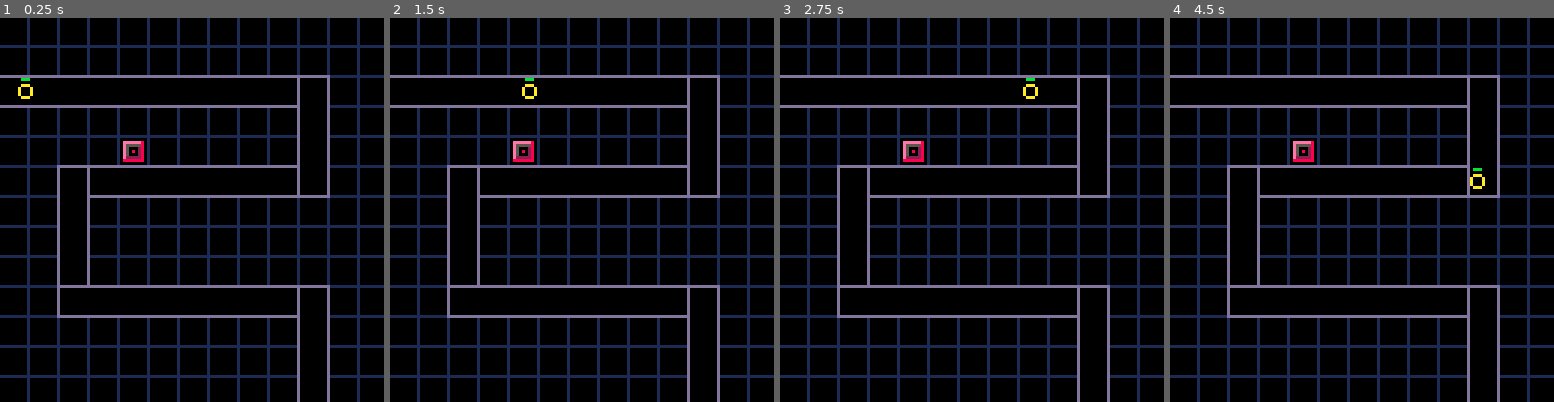
Above: before the commit, frames 1-4 (left to right).
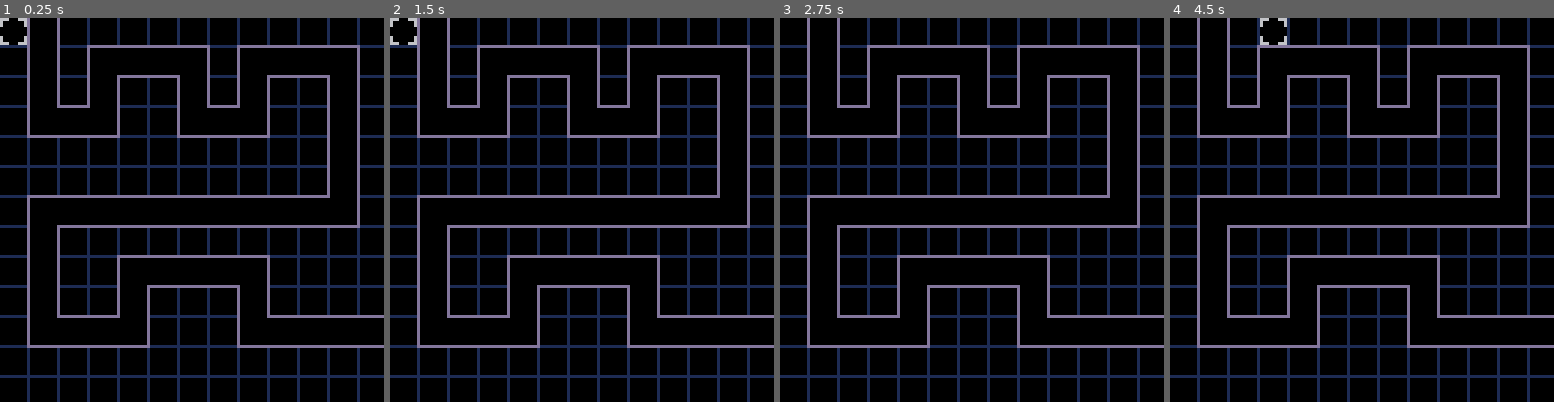
Above: after the commit, the same moments.

Repository: beardedsakimonkey/pixel_td.p8
Game: PICO-8 cartridge pixel_td.p8
The game is run twice, just before and just after one commit, with the same random seed, the same clock (stepped at 60 frames per second) and the same inputs.
Inputs:
- Up to frame 1 (0.25 s): no input
- Up to frame 2 (1.5 s): tap X (X key) at 0.33, 1.07 s; tap O (Z key) at 0.7 s
- Up to frame 3 (2.75 s): hold Right 1.6-2.1 s; tap O (Z key) at 1.7, 2.1, 2.5 s; tap X (X key) at 1.85 s; hold Up 2.15-2.42 s; hold Right from 2.47 s (still down)
- Up to frame 4 (4.5 s): tap O (Z key) every 0.4 s from 2.9 to 4.1 s; tap X (X key) at 2.97, 4.08 s; release Right at 3.03 s; hold Left 3.08-3.58 s; hold Down 3.63-3.97 s; hold Right from 4.02 s (still down)

The runs differ from the first frame. In frame 1, 11% of the frame differs, in the area x 0-100%, y 0-100%; in frame 2, 11%; in frame 3, 11%; in frame 4, 11%.

Commit message:
rework grid, add selection

Diff:
--- a/blah.p8
+++ /dev/null
@@ -1,50 +0,0 @@
-pico-8 cartridge // http://www.pico-8.com
-version 36
-__lua__
-function _init()
-	x = 4
-	y = 70
-	jmp = nil
-
-	B = {
-		LEFT = 0,
-		RIGHT = 1,
-		UP = 2,
-		DOWN = 3,
-	}
-end
-
-function _update()
-	if btn(B.LEFT)  then x=x-1 end
-	if btn(B.RIGHT) then x=x+1 end
-
-	if jmp ~= nil then
-		jmp=jmp+1
-		if jmp > 30 then jmp=nil end
-	end
-	if btnp(B.UP) and jmp == nil then jmp=1 end
-end
-
-function _draw()
-	cls(0)
-	spr(1, x, y, 2, 2) -- skele
-	spr(3, 40, 30, 1, 1) -- star
-end
-…(18 lines of a section not shown)…
--- /dev/null
+++ b/core_pixel_td.lua
@@ -0,0 +1,414 @@
+--[[
+
+Juice:
+- enemies bob up and down
+- animate sel movement
+- bottom hud animates up/down
+- screen shake on enemy reaching end
+- spinning coin
+
+Notes:
+- x to send wave (if you're selecting a tower, it'll sell the tower, but you can
+    just rebuy it without losing money)
+
+]]
+
+BUTTON = {
+    left  = 0,
+    right = 1,
+    up    = 2,
+    down  = 3,
+    z     = 4,
+    x     = 5,
+}
+
+COLOR = {
+    black = 0,
+    dark_blue = 1,
+    dark_purple = 2,
+    dark_green = 3,
+    brown = 4,
+    dark_gray = 5,
+    light_gray = 6,
+    white = 7,
+    red = 8,
+    orange = 9,
+    yellow = 10,
+    green = 11,
+    blue = 12,
+    indigo = 13,
+    pink = 14,
+    peach = 15,
+}
+
+-- enemies = {}
+-- towers = {}
+
+-- function make_enemy(x, y)
+--     local e = {
+--         x = x, y = y,
+--         dx = 0, dy = 0,
+--         hp = 3, max_hp = 3,
+--         can_remove = false,
+--     }
+--     add(enemies, e)
+--     return e
+-- end
+
+-- function make_tower(type, x, y)
+--     local twr = {
+--         type = type,
+--         -- x and y denote the center of the tower
+--         x = x, y = y,
+--         range = 28,
+--         bullets = {},
+--         -- controls when the turret can deal damage
+--         cd = 0,
+--         is_attacking = false,
+--     }
+--     add(towers, twr)
+--     return twr
+-- end
+
+-- function make_bullet(x, y, enemy)
+--     local b = {
+--         x = x, y = y,
+--         enemy = enemy,
+--     }
+--     return b
+-- end
+
+-- function tbl_filter(t, fn)
+--     local res = {}
+--     foreach(t, function(v)
+--         if fn(v) then
+--             add(res, v)
+--         end
+--     end)
+--     return res
+-- end
+
+-- _INIT (called once on startup)
+function _init()
+    -- map = {
+    --     {x = 0,  y = 24},
+    --     {x = 104, y = 24},
+    --     {x = 104, y = 54},
+    --     {x = 24, y = 54},
+    --     {x = 24, y = 94},
+    --     {x = 104, y = 94},
+    --     {x = 104, y = 127},
+    -- }
+    -- local e = make_enemy(map[1].x, map[1].y)
+    -- make_tower(0, 44, 44)
+    -- if map[1].y == map[2].y then
+    --     e.dx = 1
+    -- else
+    --     e.dy = 1
+    -- end
+end
+
+-- function line_contains_point(l1, l2, p)
+--     local is_vert = l1.x == l2.x
+--     if is_vert then
+--         return p.x == l1.x
+--             and p.y >= min(l1.y, l2.y)
+--             and p.y <= max(l1.y, l2.y)
+--     else
+--         return p.y == l1.y
+--             and p.x >= min(l1.x, l2.x)
+--             and p.x <= max(l1.x, l2.x)
+--     end
+-- end
+
+-- function move_enemy(e)
+--     -- Find the first line in the map that contains our position
+--     local l1, l2
+--     local p = 2
+--     while p <= #map do
+--         if line_contains_point(map[p-1], map[p], e) then
+--             l1 = map[p-1]
+--             l2 = map[p]
+--             break
+--         end
+--         p += 1
+--     end
+--     assert(l1)
+
+--     if e.dx ~= 0 then -- moving horizontally
+--         local right = e.dx > 0
+--         local edge_x = right and max(l1.x, l2.x) or min(l1.x, l2.x)
+--         local overflow = right and ((e.x + e.dx) - edge_x) or (edge_x - (e.x + e.dx))
+--         -- If the new position would go out of bounds on the path, split the
+--         -- travel distance into horizontal and vertical movement.
+--         if overflow > 0 then
+--             e.x = edge_x
+--             if map[p+1] then
+--                 local going_down = map[p+1].y > map[p].y
+--                 e.y = e.y + (going_down and overflow or -overflow)
+--                 -- update direction
+--                 e.dy = going_down and abs(e.dx) or -abs(e.dx)
+--                 e.dx = 0
+--             else
+--                 e.can_remove = true
+--             end
+--         else
+--             e.x += e.dx
+--         end
+--     elseif e.dy ~= 0 then -- moving vertically
+--         local down = e.dy > 0
+--         local edge_y = down and max(l1.y, l2.y) or min(l1.y, l2.y)
+--         local overflow = down and ((e.y + e.dy) - edge_y) or (edge_y - (e.y + e.dy))
+--         if overflow > 0 then
+--             e.y = edge_y
+--             if map[p+1] then
+--                 local going_right = map[p+1].x > map[p].x
+--                 e.x = e.x + (going_right and overflow or -overflow)
+--                 -- update direction
+--                 e.dx = going_right and abs(e.dy) or -abs(e.dy)
+--                 e.dy = 0
+--             else
+--                 e.can_remove = true
+--             end
+--         else
+--             e.y += e.dy
+--         end
+--     end
+-- end
+
+-- -- Todo: perf
+-- function is_in_range(e, twr)
+--     return (((e.x - twr.x)^2) + ((e.y - twr.y)^2)) < (twr.range^2)
+-- end
+
+-- function move_bullet(b)
+-- end
+
+-- function create_bullets(twr)
+--     if twr.cd > 0 then return end
+--     -- Find enemy in range of tower
+--     for e in all(enemies) do
+--         if is_in_range(e, twr) then
+--             add(twr.bullets, make_bullet(x, y, e))
+--             twr.cd = 1
+--             e.hp = max(0, e.hp-1) -- instant damage from laser
+--             break
+--         end
+--     end
+-- end
+
+-- function delete_bullets(twr)
+--     for b in all(twr.bullets) do
+--         if not is_in_range(b.enemy, twr) then
+--             twr.bullets = {}
+--             twr.cd = 0
+--         end
+--     end
+-- end
+
+-- Selection (not using grid coordinates because of animation)
+sel = {
+    -- coordinates of top left corner of cell
+    dest_x = 0, dest_y = 0,
+    -- for animation
+    cur_x = 0, cur_y = 0,
+    dx = 0, dy = 0,
+}
+
+-- _UPDATE (called once per update at 30fps)
+function _update()
+    -- Update selection
+    if btnp(BUTTON.left)  then sel.dest_x -= 10; sel.dx = -4 end
+    if btnp(BUTTON.right) then sel.dest_x += 10; sel.dx =  4 end
+    if btnp(BUTTON.up)    then sel.dest_y -= 10; sel.dy = -4 end
+    if btnp(BUTTON.down)  then sel.dest_y += 10; sel.dy =  4 end
+
+    if sel.dx > 0 then -- right
+        sel.cur_x = sel.cur_x + sel.dx
+        if sel.cur_x > sel.dest_x then
+            sel.cur_x = sel.dest_x -- clamp
+            sel.dx = 0 -- stop
+        end
+    elseif sel.dx < 0 then
+        sel.cur_x = sel.cur_x + sel.dx
+        if sel.cur_x < sel.dest_x then
+            sel.cur_x = sel.dest_x -- clamp
+            sel.dx = 0 -- stop
+        end
+    end
+
+    if sel.dy > 0 then -- down
+        sel.cur_y = sel.cur_y + sel.dy
+        if sel.cur_y > sel.dest_y then
+            sel.cur_y = sel.dest_y -- clamp
+            sel.dy = 0 -- stop
+        end
+    elseif sel.dy < 0 then -- up
+        sel.cur_y = sel.cur_y + sel.dy
+        if sel.cur_y < sel.dest_y then
+            sel.cur_y = sel.dest_y -- clamp
+            sel.dy = 0 -- stop
+        end
+    end
+
+--     foreach(enemies, move_enemy)
+--     -- Remove enemies that have gone off screen
+--     enemies = tbl_filter(enemies, function(e) return not e.can_remove end)
+--     foreach(bullet, move_bullet)
+--     foreach(towers, function(twr)
+--         twr.cd = max(0, twr.cd-1)
+--         create_bullets(twr)
+--         if #twr.bullets > 0 then
+--             delete_bullets(twr)
+--         end
+--     end)
+end
+
+local function round(v, up)
+    return (flr((v+1)/10) + (up and 1 or 0)) * 10 - 1
+end
+
+corner = {TL = 1, TR = 2, BL = 3, BR = 4, TOP = 5, LEFT = 6, RIGHT = 7, BOT = 8}
+
+map = {
+    {x = 1,  y = 0,  c = corner.TOP},
+    {x = 1,  y = 3,  c = corner.BL},
+    {x = 3,  y = 3,  c = corner.BR},
+    {x = 3,  y = 1,  c = corner.TL},
+    {x = 6,  y = 1,  c = corner.TR},
+    {x = 6,  y = 3,  c = corner.BL},
+    {x = 8,  y = 3,  c = corner.BR},
+    {x = 8,  y = 1,  c = corner.TL},
+    {x = 11, y = 1,  c = corner.TR},
+    {x = 11, y = 6,  c = corner.BR},
+    {x = 1,  y = 6,  c = corner.TL},
+    {x = 1,  y = 10, c = corner.BL},
+    {x = 4,  y = 10, c = corner.BR},
+    {x = 4,  y = 8,  c = corner.TL},
+    {x = 8,  y = 8,  c = corner.TR},
+    {x = 8,  y = 10, c = corner.BL},
+    {x = 12, y = 10, c = corner.RIGHT},
+}
+
+local function get_cell_corner(cell)
+    local top   = (cell.y * 10) - 1
+    local left  = (cell.x * 10) - 1
+    local bot   = top + 10
+    local right = left + 10
+    if cell.c == corner.TOP then
+        return {x = left, y = top}
+    end
+    if cell.c == corner.RIGHT then
+        return {x = right, y = top}
+    end
+    if cell.c == corner.TL then -- top left corner
+        return {x = left, y = bot}
+    end
+    if cell.c == corner.BL then -- bottom left corner
+        return {x = right, y = bot}
+    end
+    if cell.c == corner.BR then -- bottom right corner
+        return {x = right, y = top}
+    end
+    if cell.c == corner.TR then -- top right corner
+        return {x = left, y = top}
+    end
+end
+
+local function draw_rect(cell_a, cell_b)
+    local ca = get_cell_corner(cell_a)
+    local cb = get_cell_corner(cell_b)
+    rectfill(ca.x, ca.y, cb.x, cb.y, COLOR.black)
+    rect(ca.x, ca.y, cb.x, cb.y, COLOR.indigo)
+
+    local top   = (cell_a.y * 10) - 1
+    local left  = (cell_a.x * 10) - 1
+    local bot   = top + 10
+    local right = left + 10
+    if cell_a.c == corner.BL then
+        line(right, bot-1, right, top+1, COLOR.black)
+    elseif cell_a.c == corner.BR then
+        line(left+1, top, right-1, top, COLOR.black)
+    elseif cell_a.c == corner.TL then
+        line(left+1, bot, right-1, bot, COLOR.black)
+    elseif cell_a.c == corner.TR then
+        line(left, bot-1, left, top+1, COLOR.black)
+    end
+end
+
+-- _DRAW (called once per visible frame)
+function _draw()
+    cls(COLOR.black)
+
+    -- Draw grid lines
+    for y = 9, 127, 10 do
+        line(0, y, 127, y, COLOR.dark_blue)
+    end
+    for x = 9, 127, 10 do
+        line(x, 0, x, 127, COLOR.dark_blue)
+    end
+
+    -- Draw path
+    for i = 2, #map do
+        draw_rect(map[i-1], map[i])
+    end
+
+    -- Draw selection
+    do
+        local top   = sel.cur_y
+        local left  = sel.cur_x
+        local bot   = top + 8
+        local right = left + 8
+        -- top left corner
+        line(left, top, left+2, top, COLOR.light_gray)
+        line(left, top, left, top+2, COLOR.light_gray)
+        -- top right corner
+        line(right, top, right-2, top, COLOR.light_gray)
+        line(right, top, right, top+2, COLOR.light_gray)
+        -- bottom left corner
+        line(left, bot, left+2, bot, COLOR.light_gray)
+        line(left, bot, left, bot-2, COLOR.light_gray)
+        -- bottom right corner
+        line(right, bot, right-2, bot, COLOR.light_gray)
+        line(right, bot, right, bot-2, COLOR.light_gray)
+    end
+
+    -- -- Draw path
+    -- for p = 2, #map do
+    --     rectfill(round(map[p-1].x), round(map[p-1].y),
+    --         round(map[p].x, true), round(map[p].y, true), COLOR.black)
+    --     rect(round(map[p-1].x), round(map[p-1].y),
+    --         round(map[p].x, true), round(map[p].y, true), COLOR.indigo)
+    -- end
+
+    -- foreach(enemies, function(e)
+    --     -- Draw enemy
+    --     circ(e.x, e.y, 2, COLOR.yellow)
+    --     -- Draw hp
+    --     local hp_y = e.y - 4
+    --     rect(e.x-1, hp_y, e.x+1, hp_y, COLOR.dark_green)
+    --     if e.hp > 0 then
+    --         rect(e.x-1, hp_y, (e.x-1)+e.hp-1, hp_y, COLOR.green)
+    --     end
+    -- end)
+
+    -- foreach(towers, function(twr)
+    --     -- Draw tower
+    --     spr(twr.type, twr.x-3, twr.y-3, 1, 1)
+    --     -- circ(twr.x, twr.y, twr.range, COLOR.light_gray) -- range
+
+    --     -- Draw bullets
+    --     for b in all(twr.bullets) do
+    --         line(twr.x, twr.y, b.enemy.x, b.enemy.y, COLOR.green)
+    --     end
+    -- end)
+
+    -- Debug
+    -- color(COLOR.red)
+    -- print('dx:' .. enemies[1].dx)
+    -- print('dy:' .. enemies[1].dy)
+    -- print('x:' .. enemies[1].x)
+    -- print('y:' .. enemies[1].y)
+    -- print('dest_x:' .. sel.dest_x)
+    -- print('dest_y:' .. sel.dest_y)
+end
--- a/td.p8
+++ b/pixel_td.p8
@@ -1,7 +1,7 @@
 pico-8 cartridge // http://www.pico-8.com
 version 41
 __lua__
-#include td.lua
+#include core_pixel_td.lua
 __gfx__
 bbbbbb30ffffff90eeeeee80cccccc10000000000000000000000000000000000000000000000000000000000000000000000000000000000000000000000000
 b5555530f4444490e5555580cddddd10000000000000000000000000000000000000000000000000000000000000000000000000000000000000000000000000
--- a/td.lua
+++ /dev/null
@@ -1,237 +0,0 @@
--- BUTTON = {
---   z = 4,
---   x = 5,
--- }
-
-COLOR = {
-    black = 0,
-    dark_blue = 1,
-    dark_purple = 2,
-    dark_green = 3,
-    brown = 4,
-    dark_gray = 5,
-    light_gray = 6,
-    white = 7,
-    red = 8,
-    orange = 9,
-    yellow = 10,
-    green = 11,
-    blue = 12,
-    indigo = 13,
-    pink = 14,
-    peach = 15,
-}
-
-map = {
-    {x = 0,  y = 24},
-    {x = 104, y = 24},
-    {x = 104, y = 54},
-    {x = 24, y = 54},
-    {x = 24, y = 94},
-    {x = 104, y = 94},
-    {x = 104, y = 127},
-}
-
-enemies = {}
-towers = {}
-bullets = {}
-
-function make_enemy(x, y)
-    local e = {
-        x = x, y = y,
-        dx = 0, dy = 0,
-        hp = 3, max_hp = 3,
-        can_remove = false,
-    }
-    add(enemies, e)
-    return e
-end
-
-function make_tower(type, x, y)
-    local twr = {
-        type = type,
-        -- x and y denote the center of the tower
-        x = x, y = y,
-        range = 28
-    }
-    add(towers, twr)
-    return twr
-end
-
-function make_bullet(x, y, enemy)
-    local b = {
-        x = x, y = y,
-        enemy = enemy,
-    }
-    add(bullets, b)
-    return b
-end
-
-function tbl_filter(t, fn)
-    local res = {}
-    foreach(t, function(v)
-        if fn(v) then
-            add(res, v)
-        end
-    end)
-    return res
-end
-
--- _INIT (called once on startup)
-function _init()
-    local e = make_enemy(map[1].x, map[1].y)
-    local _ = make_tower(2, 44, 44)
-    if map[1].y == map[2].y then
-        e.dx = 1
-    else
-        e.dy = 1
-    end
-end
-
-function line_contains_point(l1, l2, p)
-    local is_vert = l1.x == l2.x
-    if is_vert then
-        return p.x == l1.x
-            and p.y >= min(l1.y, l2.y)
-            and p.y <= max(l1.y, l2.y)
-    else
-        return p.y == l1.y
-            and p.x >= min(l1.x, l2.x)
-            and p.x <= max(l1.x, l2.x)
-    end
-end
-
-function move_enemy(e)
-    -- Find the first line in the map that contains our position
-    local l1, l2
-    local p = 2
-    while p <= #map do
-        if line_contains_point(map[p-1], map[p], e) then
-            l1 = map[p-1]
-            l2 = map[p]
-            break
-        end
-        p += 1
-    end
-    assert(l1)
-
-    if e.dx ~= 0 then -- moving horizontally
-        local right = e.dx > 0
-        local edge_x = right and max(l1.x, l2.x) or min(l1.x, l2.x)
-        local overflow = right and ((e.x + e.dx) - edge_x) or (edge_x - (e.x + e.dx))
-        -- If the new position would go out of bounds on the path, split the
-        -- travel distance into horizontal and vertical movement.
-        if overflow > 0 then
-            e.x = edge_x
-            if map[p+1] then
-                local going_down = map[p+1].y > map[p].y
-                e.y = e.y + (going_down and overflow or -overflow)
-                -- update direction
-                e.dy = going_down and abs(e.dx) or -abs(e.dx)
-                e.dx = 0
-            else
-                e.can_remove = true
-            end
-        else
-            e.x += e.dx
-        end
-    elseif e.dy ~= 0 then -- moving vertically
-        local down = e.dy > 0
-        local edge_y = down and max(l1.y, l2.y) or min(l1.y, l2.y)
-        local overflow = down and ((e.y + e.dy) - edge_y) or (edge_y - (e.y + e.dy))
-        if overflow > 0 then
-            e.y = edge_y
-            if map[p+1] then
-                local going_right = map[p+1].x > map[p].x
-                e.x = e.x + (going_right and overflow or -overflow)
-                -- update direction
-                e.dx = going_right and abs(e.dy) or -abs(e.dy)
-                e.dy = 0
-            else
-                e.can_remove = true
-            end
-        else
-            e.y += e.dy
-        end
-    end
-end
-
-function is_in_range(e, twr)
-    return (e.x - twr.x)^2 + (e.y - twr.y)^2 < twr.range^2
-end
-
-function move_bullet(b)
-end
-
-function create_bullet(twr)
-    if t() % 20 then
-        -- Find enemy in range of tower
-        for e in all(enemies) do
-            if is_in_range(e, twr) then
-                local b = make_bullet(twr.x, twr.y, e)
-                break
-            end
-        end
-    end
-end
-
--- _UPDATE (called once per update at 30fps)
-function _update()
-    foreach(enemies, move_enemy)
-    -- Remove enemies that have gone off screen
-    enemies = tbl_filter(enemies, function(e) return not e.can_remove end)
-    foreach(bullet, move_bullet)
-    foreach(towers, create_bullet)
-end
-
--- _DRAW (called once per visible frame)
-function _draw()
-    cls(COLOR.black)
-
-    -- Draw grid lines
-    for y = 9, 127, 10 do
-        line(0, y, 127, y, COLOR.dark_blue)
-    end
-    for x = 9, 127, 10 do
-        line(x, 0, x, 127, COLOR.dark_blue)
-    end
-
-    -- Draw path
-    local function round(v, up)
-        return (flr((v+1)/10) + (up and 1 or 0)) * 10 - 1
-    end
-    for p = 2, #map do
-        rectfill(round(map[p-1].x), round(map[p-1].y),
-            round(map[p].x, true), round(map[p].y, true), COLOR.black)
-        rect(round(map[p-1].x), round(map[p-1].y),
-            round(map[p].x, true), round(map[p].y, true), COLOR.indigo)
-    end
-
-    -- Draw enemies
-    foreach(enemies, function(e)
-        circ(e.x, e.y, 2, COLOR.yellow)
-        local hp_y = e.y - 4
-        rect(e.x-1, hp_y, e.x+1, hp_y, COLOR.dark_green)
-        if e.hp > 0 then
-            rect(e.x-1, hp_y, (e.x-1)+e.hp-1, hp_y, COLOR.green)
-        end
-    end)
-
-    -- Draw towers
-    foreach(towers, function(twr)
-        spr(twr.type, twr.x-3, twr.y-3, 1, 1)
-        -- range
-        -- circ(twr.x, twr.y, twr.range, COLOR.light_gray)
-    end)
-
-    -- Draw bullets
-    foreach(bullet, function(b)
-        pset(b.x, b.y, COLOR.red)
-    end)
-
-    -- Debug
-    -- print('dx:' .. enemies[1].dx)
-    -- print('dy:' .. enemies[1].dy)
-    -- print('x:' .. enemies[1].x)
-    -- print('y:' .. enemies[1].y)
-end
Not shown, changed: 18 lines of the sprite sheet (__gfx__) section of blah.p8
